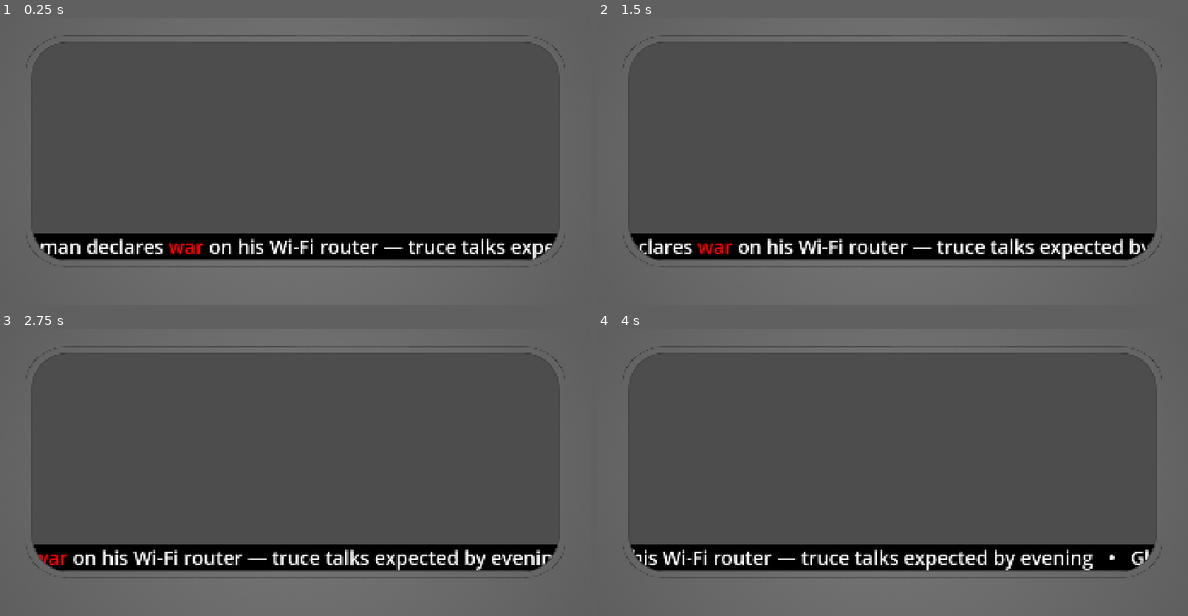
Above: before the commit, frames 1-4 (two rows, left to right).
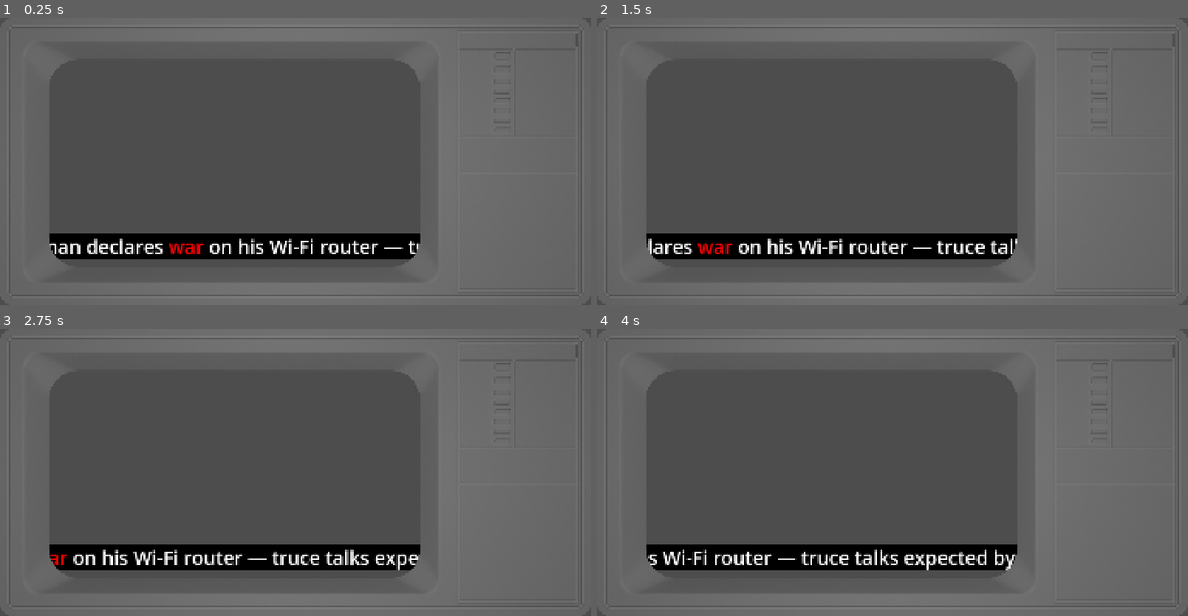
Above: after the commit, the same moments.

Repository: clutch-or-k1ck/shroom-jam-2025
Game: Godot game, scene res://scenes/tv_overlay/tv_overlay_ui.tscn
Two runs of this game, one before a commit and one after it. Both use one fixed random seed, a clock stepped at 60 frames per second and the inputs below. Before the commit the project starts from res://scenes/tv_overlay_ui.tscn.
Inputs:
- Up to frame 1 (0.25 s): no input
- Up to frame 2 (1.5 s): no input
- Up to frame 3 (2.75 s): no input
- Up to frame 4 (4 s): no input

The runs differ from the first frame. In frame 1, 18% of the frame differs, in the area x 4-96%, y 5-87%; in frame 2, 18%; in frame 3, 18%; in frame 4, 18%.

Commit message:
small project structure refactor + import of tv overlay 2

Diff:
--- a/gd/duck-chase/scenes/tv_overlay_ui.tscn
+++ b/gd/duck-chase/scenes/tv_overlay/tv_overlay_ui.tscn
@@ -1,7 +1,7 @@
 [gd_scene load_steps=3 format=3 uid="uid://cxla1ua1rcufk"]
 
-[ext_resource type="Texture2D" uid="uid://dgx7em8hp3j3i" path="res://assets/2d/tv_frame_overlay.png" id="1_wfmkb"]
-[ext_resource type="Script" uid="uid://bvsq5qffn62sg" path="res://scenes/tv_overlay_ui.gd" id="2_a6fob"]
+[ext_resource type="Texture2D" uid="uid://bl0sue444624c" path="res://assets/2d/tv_frame_overlay_2.png" id="1_a6fob"]
+[ext_resource type="Script" uid="uid://bvsq5qffn62sg" path="res://scenes/tv_overlay/tv_overlay_ui.gd" id="2_a6fob"]
 
 [node name="NinePatchRect" type="NinePatchRect"]
 anchors_preset = 15
@@ -9,7 +9,7 @@
 anchor_bottom = 1.0
 grow_horizontal = 2
 grow_vertical = 2
-texture = ExtResource("1_wfmkb")
+texture = ExtResource("1_a6fob")
 patch_margin_left = 213
 patch_margin_top = 190
 patch_margin_right = 213
Not shown, added: gd/duck-chase/assets/2d/tv_frame_overlay_2.png.import
Renamed: gd/duck-chase/scenes/tv_overlay_ui.gd -> gd/duck-chase/scenes/tv_overlay/tv_overlay_ui.gd
Renamed: gd/duck-chase/scenes/tv_overlay_ui.gd.uid -> gd/duck-chase/scenes/tv_overlay/tv_overlay_ui.gd.uid
